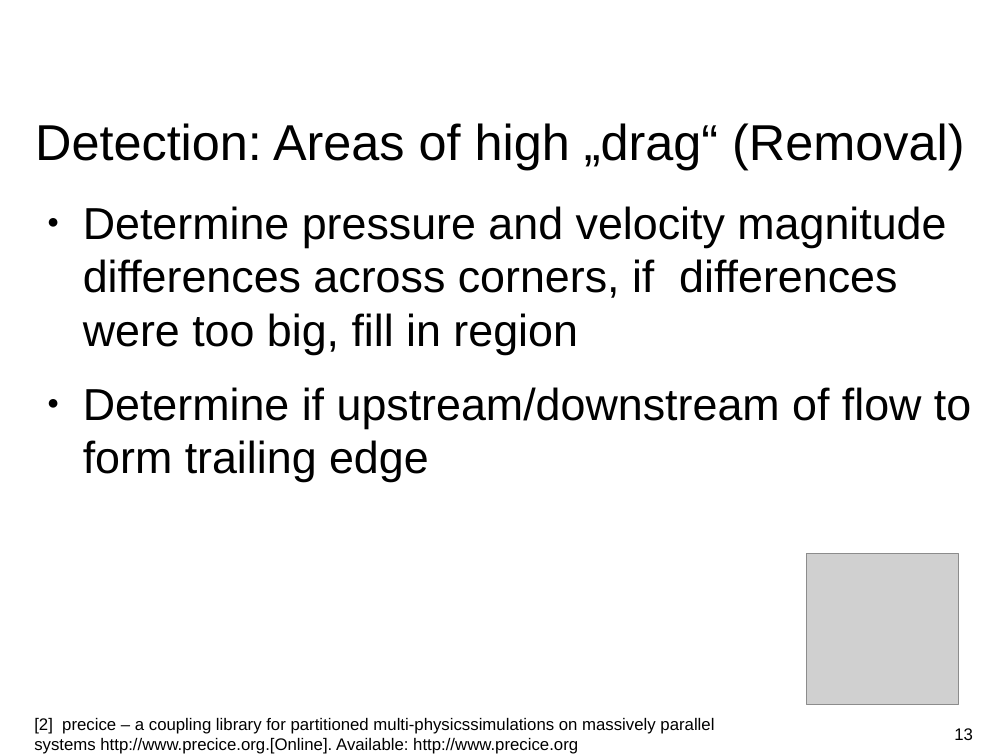
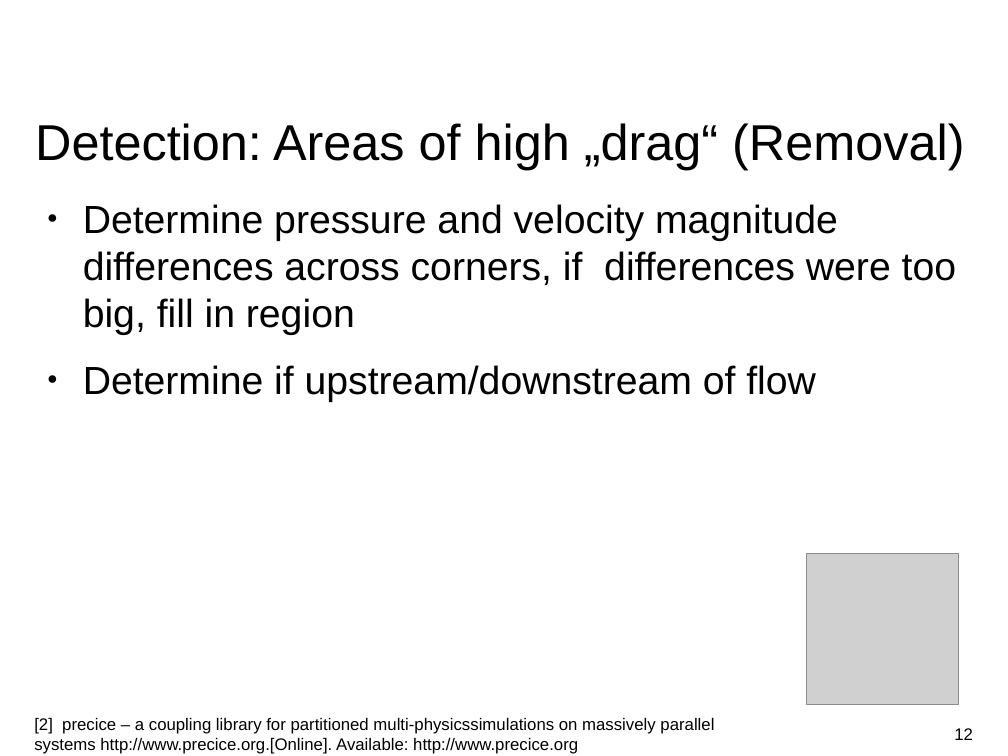
Before and after one commit to huangq1234553/cfd-lab, a slide deck: slide 12 of Presentation.odp (slide 13 before the commit). Drawn at 1008x756 pixels with LibreOffice and Linux fonts; fonts in the diff are those of the drawing; grey boxes stand for pictures; background and template pictures are left out. Boxes give left, top, right and bottom in pixels: in the first picture for what was removed or moved away, otherwise in the second. Text is boxed around its words. In the diff, an @@ line names an element or a change of style, - is before the commit and + after.

```diff
--- a/Presentation.odp
+++ b/Presentation.odp
@@ text at [83,204,956,335]: size 32 to 28 pt in "Determine pressure and velocity magnitude differences across ..." @@
@@ text at [83,365,816,402]: text changed; size 32 to 28 pt @@
-● Determine if upstream/downstream of flow to form trailing edge
+● Determine if upstream/downstream of flow
@@ page number at [954,728,973,740]: text changed @@
-13
+12
```
Also in this commit, not shown: 11 other slides changed, 1 slide removed, 4 other files.
